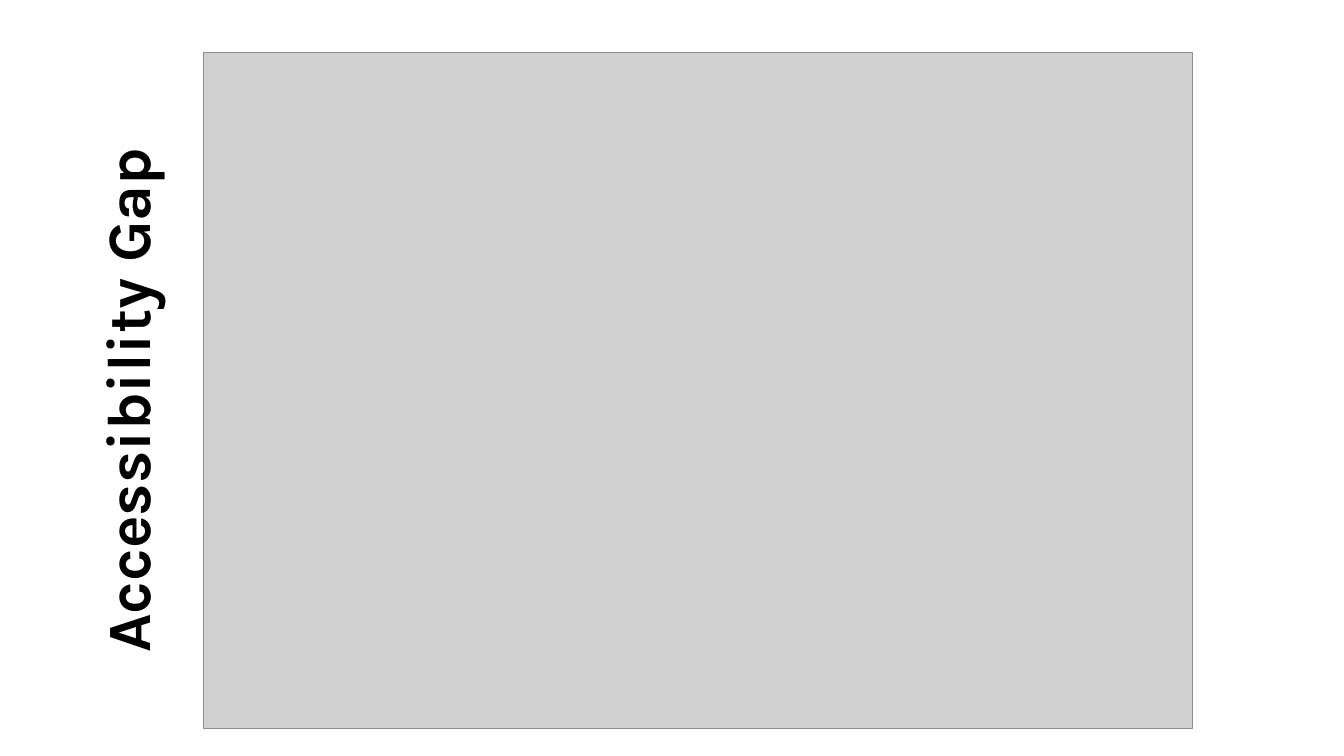
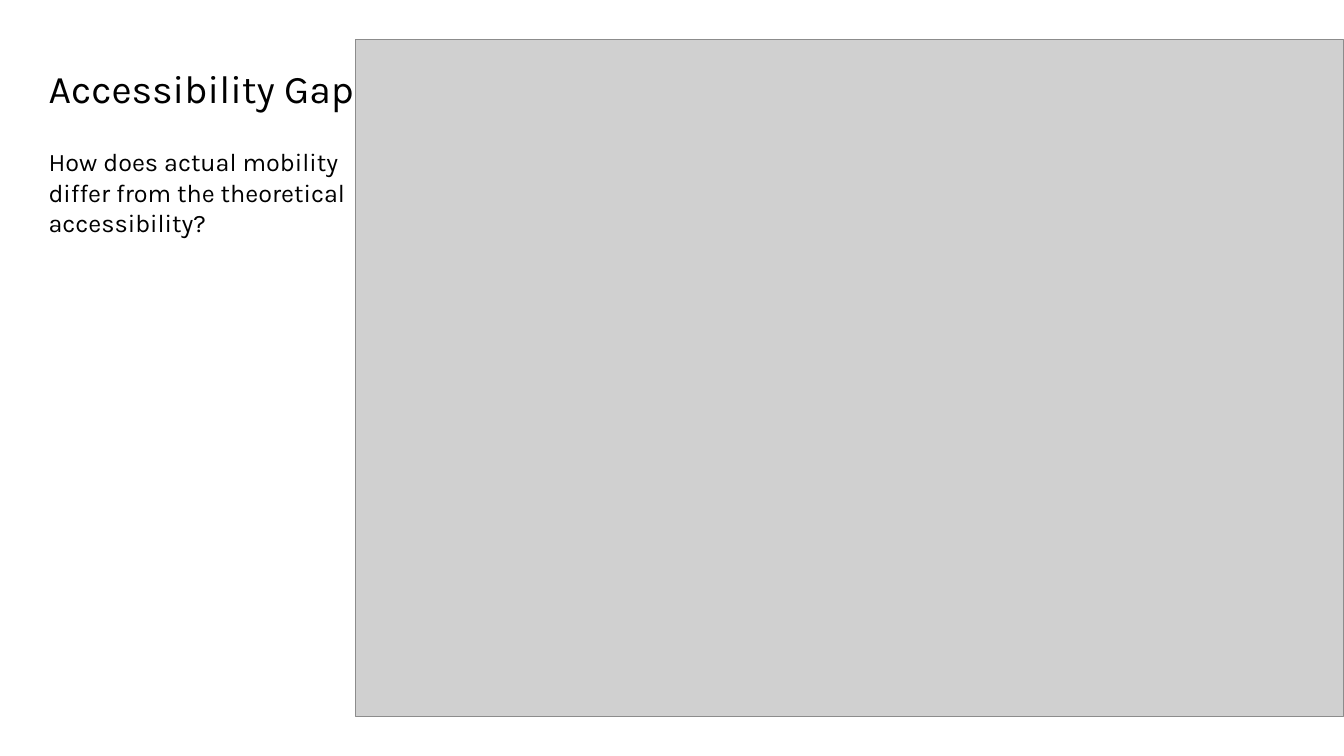
Before and after one commit to nono2001geek/Semester_Project_Lucie_No-mie, a slide deck: slide 8 of The 15-Minute City in Practice.pptx. Drawn at 1344x756 pixels with LibreOffice and Linux fonts; fonts in the diff are those of the drawing; grey boxes stand for pictures. Boxes give left, top, right and bottom in pixels: in the first picture for what was removed or moved away, otherwise in the second. Text is boxed around its words. In the diff, an @@ line names an element or a change of style, - is before the commit and + after.

Commit message:
presentation

```diff
--- a/The 15-Minute City in Practice.pptx
+++ b/The 15-Minute City in Practice.pptx
@@ title "Accessibility Gap" moved from (x1=87, y1=158, x2=167, y2=640) to (x1=49, y1=76, x2=354, y2=113) @@
@@ title "Accessibility Gap" at (x1=49, y1=76, x2=354, y2=113): size 44 to 28 pt, bold off; rotation 270 to 0 degrees @@
@@ picture moved from (x1=204, y1=52, x2=1192, y2=729) to (x1=356, y1=40, x2=1344, y2=717) @@
@@ text added at (x1=49, y1=153, x2=345, y2=238), 18 pt, text #000000 @@
+How does actual mobility differ from the theoretical accessibility?
```
Also in this commit, not shown: 3 other slides changed.
